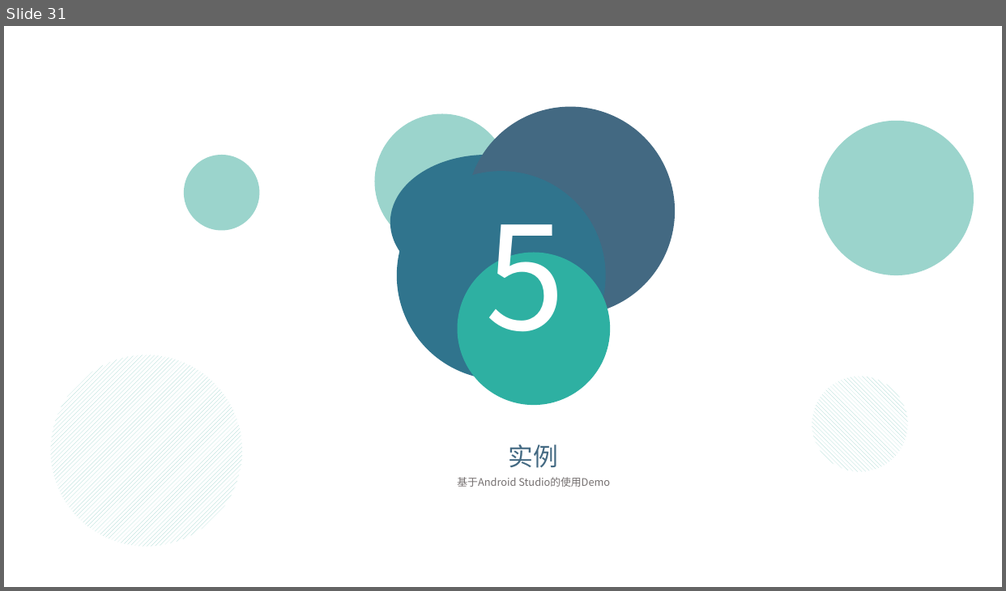
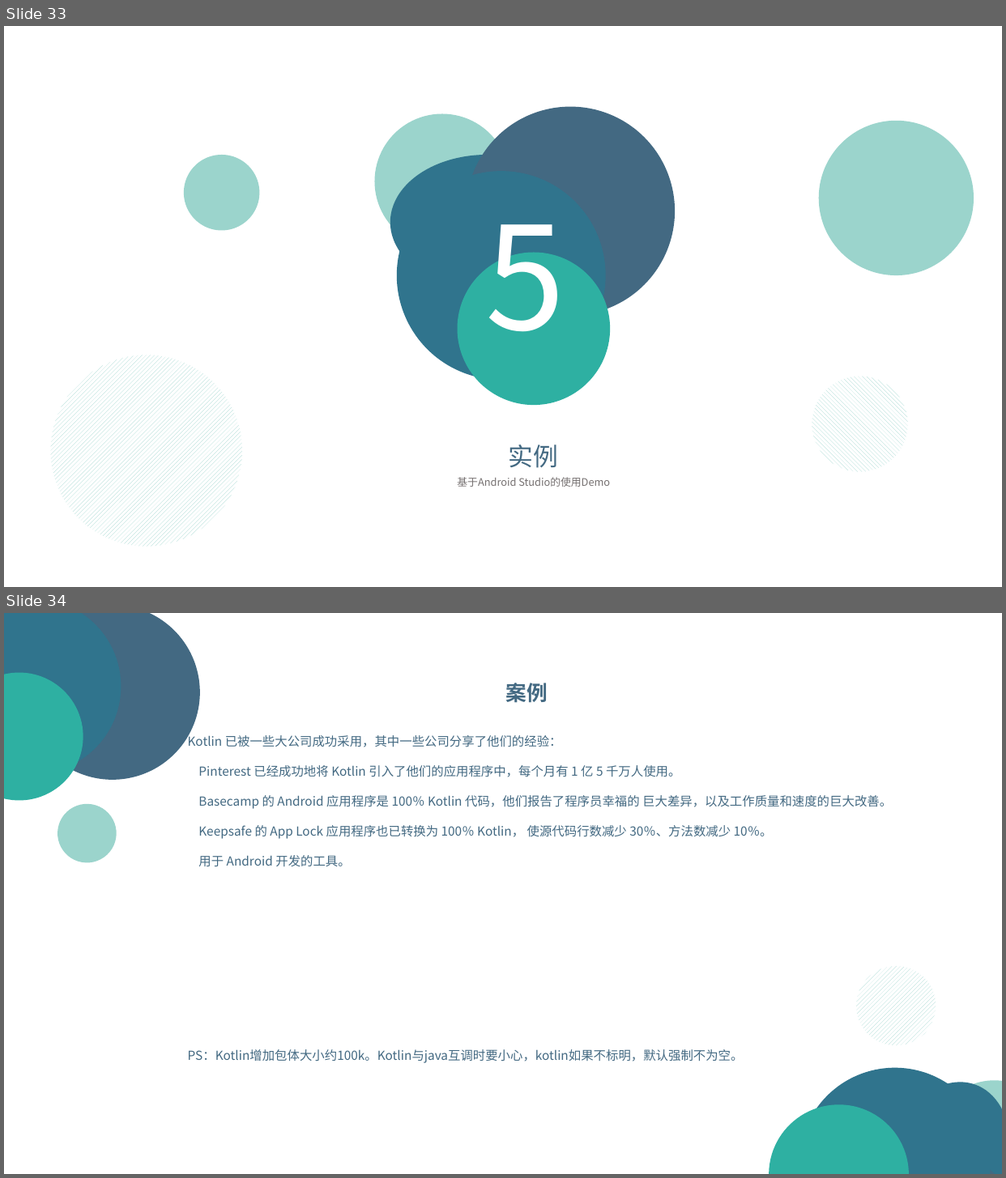
Before and after one commit to sk569437/KotlinExample, a slide deck: Kotlin-doc.pptx. Shown one above the other, each under a label of ours: slide 31 before the commit, slides 33 and 34 after it. The pictures are 1006x591 and 1006x1178 pixels, drawn with LibreOffice and Linux fonts; fonts in the diff are those of the drawing. Boxes give left, top, right and bottom in pixels: in the first picture for what was removed or moved away, otherwise in the second. Text is boxed around its words. In the diff, an @@ line names an element or a change of style, - is before the commit and + after.

Commit message:
update kotlin doc ppt to 0506

```diff
--- a/Kotlin-doc.pptx
+++ b/Kotlin-doc.pptx
@@ slide 34 added at bbox=[4, 613, 1002, 1174], background #FFFFFF @@
@@ group added at bbox=[4, 613, 236, 875]: 6 ellipses @@
@@ text added at bbox=[505, 683, 547, 702], 20 pt, text #436982, bold @@
+案例
@@ text added at bbox=[188, 734, 892, 1063], 12 pt, text #436982 @@
+Kotlin 已被一些大公司成功采用，其中一些公司分享了他们的经验：
+Pinterest 已经成功地将 Kotlin 引入了他们的应用程序中，每个月有 1 亿 5 千万人使用。
+Basecamp 的 Android 应用程序是 100％ Kotlin 代码，他们报告了程序员幸福的 巨大差异，以及工作质量和速度的巨大改善。
+Keepsafe 的 App Lock 应用程序也已转换为 100％ Kotlin， 使源代码行数减少 30％、方法数减少 10％。
+用于 Android 开发的工具。
+PS：Kotlin增加包体大小约100k。Kotlin与java互调时要小心，kotlin如果不标明，默认强制不为空。
@@ group added at bbox=[749, 955, 1002, 1174]: 6 ellipses @@
@@ what was slide 31 is now slide 33 @@
```
Also in this commit, not shown: 17 slides changed, 2 other slides added, 2 other files.
